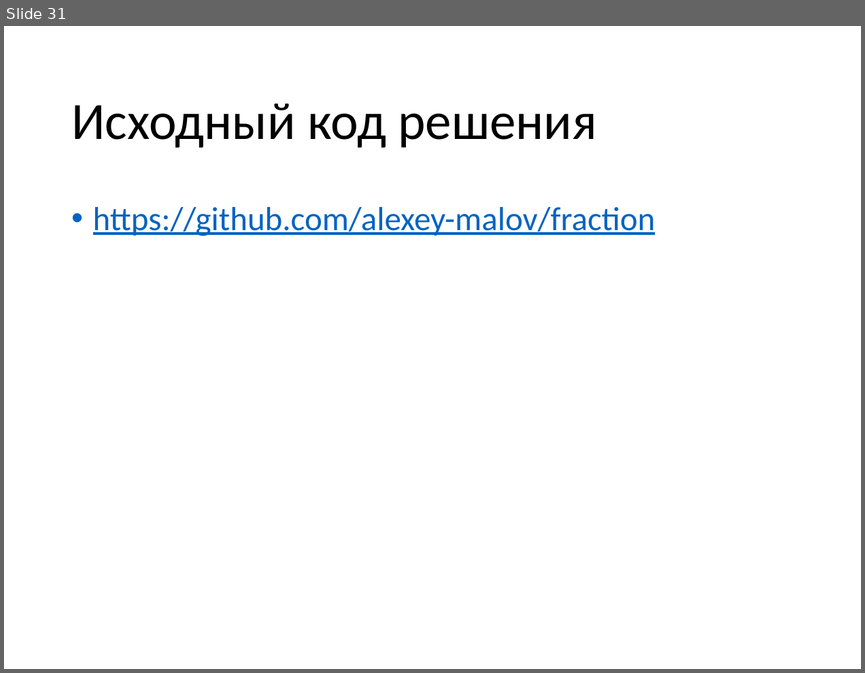
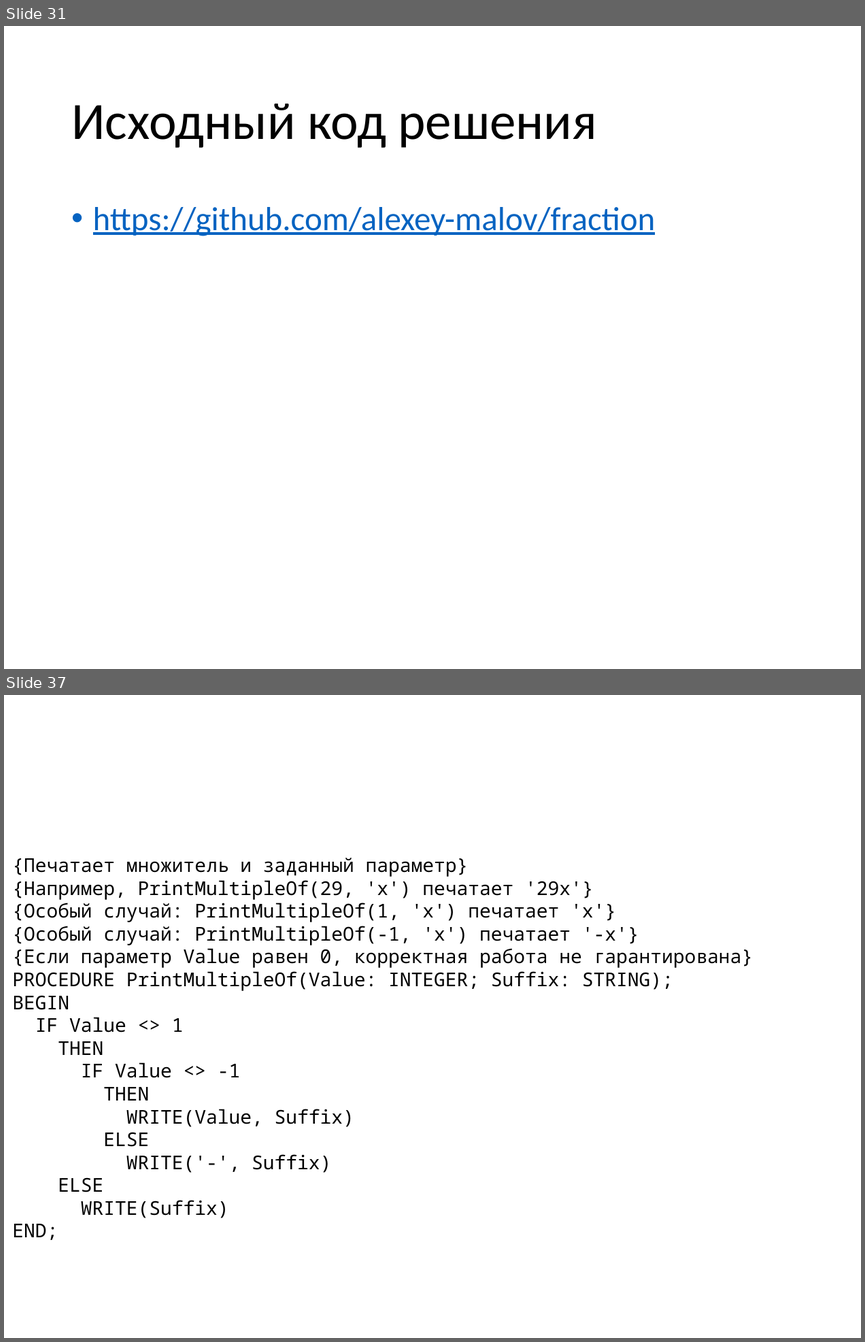
Before and after one commit to alexey-malov/fraction, a slide deck: Explanation.pptx. Shown one above the other, each under a label of ours: slide 31 before the commit, slides 31 and 37 after it; the slides between them are not shown. The pictures are 865x673 and 865x1342 pixels, drawn with LibreOffice and Linux fonts; fonts in the diff are those of the drawing. Boxes give left, top, right and bottom in pixels: in the first picture for what was removed or moved away, otherwise in the second. Text is boxed around its words. In the diff, an @@ line names an element or a change of style, - is before the commit and + after.

```diff
--- a/Explanation.pptx
+++ b/Explanation.pptx
@@ slide 37 added at (x1=4, y1=695, x2=861, y2=1338), background #FFFFFF @@
@@ text added at (x1=12, y1=858, x2=753, y2=1240), 16 pt, text #000000 @@
+{Печатает множитель и заданный параметр}
+{Например, PrintMultipleOf(29, 'x') печатает '29x'}
+{Особый случай: PrintMultipleOf(1, 'x') печатает 'x'}
+{Особый случай: PrintMultipleOf(-1, 'x') печатает '-x'}
+{Если параметр Value равен 0, корректная работа не гарантирована}
+PROCEDURE PrintMultipleOf(Value: INTEGER; Suffix: STRING);
+BEGIN
+IF Value <> 1
+THEN
+IF Value <> -1
+THEN
+WRITE(Value, Suffix)
+ELSE
+WRITE('-', Suffix)
+ELSE
+WRITE(Suffix)
+END;
```
Also in this commit, not shown: 1 slide changed, 10 other slides added.
